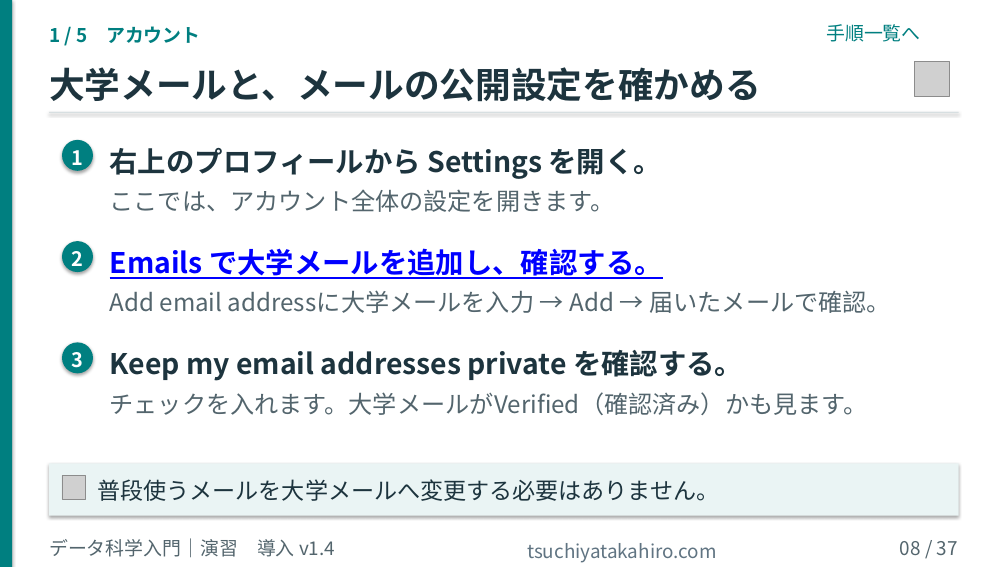
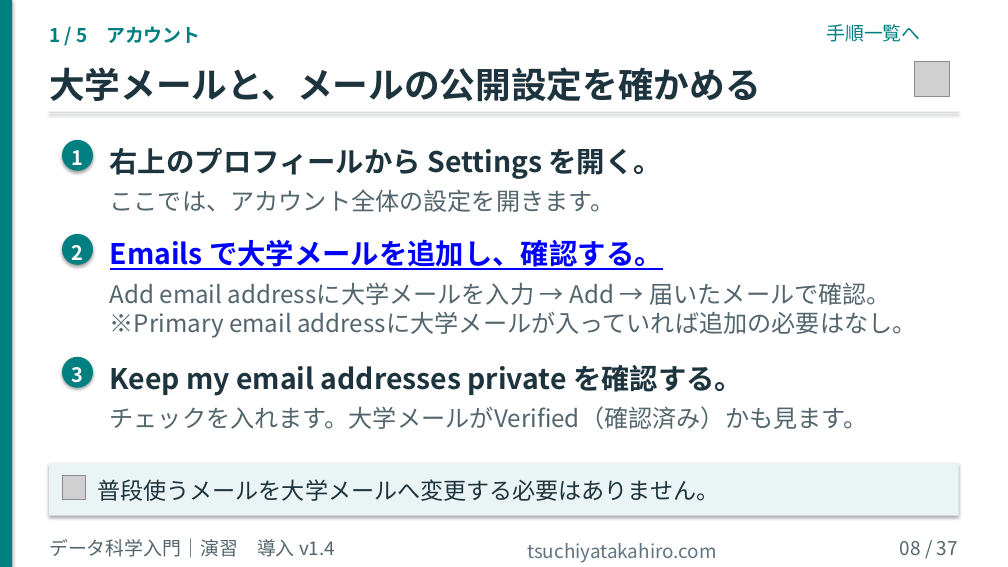
Before and after one commit to tsuchiyatakahirolab/ai-data-literacy, a slide deck: slide 8 of slides/00_Course_Setup_v1.4.pptx. Drawn at 1008x567 pixels with LibreOffice and Linux fonts; fonts in the diff are those of the drawing; grey boxes stand for pictures; background and template pictures are left out. Boxes give left, top, right and bottom in pixels: in the first picture for what was removed or moved away, otherwise in the second. Text is boxed around its words. In the diff, an @@ line names an element or a change of style, - is before the commit and + after.

```diff
--- a/slides/00_Course_Setup_v1.4.pptx
+++ b/slides/00_Course_Setup_v1.4.pptx
@@ text "2": place and size @@
-text "2" at bbox=[72, 251, 84, 272]
+text "2" at bbox=[72, 245, 84, 266]
@@ ellipse: place and size @@
-ellipse at bbox=[62, 241, 93, 272]
+ellipse at bbox=[62, 234, 93, 265]
@@ text "Emails で大学メールを追加し、確認する。": place and size @@
-text "Emails で大学メールを追加し、確認する。" at bbox=[110, 248, 663, 279]
+text "Emails で大学メールを追加し、確認する。" at bbox=[110, 239, 663, 270]
@@ text "Add email addressに大学メールを入力 → Add ...": place and size @@
-text "Add email addressに大学メールを入力 → Add ..." at bbox=[110, 290, 891, 313]
+text "Add email addressに大学メールを入力 → Add ..." at bbox=[110, 282, 916, 338]
@@ text at bbox=[110, 311, 916, 338]: paragraph added @@
+※Primary email addressに大学メールが入っていれば追加の必要はなし。
@@ 3 texts, 1 ellipse: place and size @@
-3 texts, 1 ellipse at bbox=[62, 343, 868, 415]
+3 texts, 1 ellipse at bbox=[62, 357, 868, 429]
```
Also in this commit, not shown: 3 other slides changed, 11 other files.
